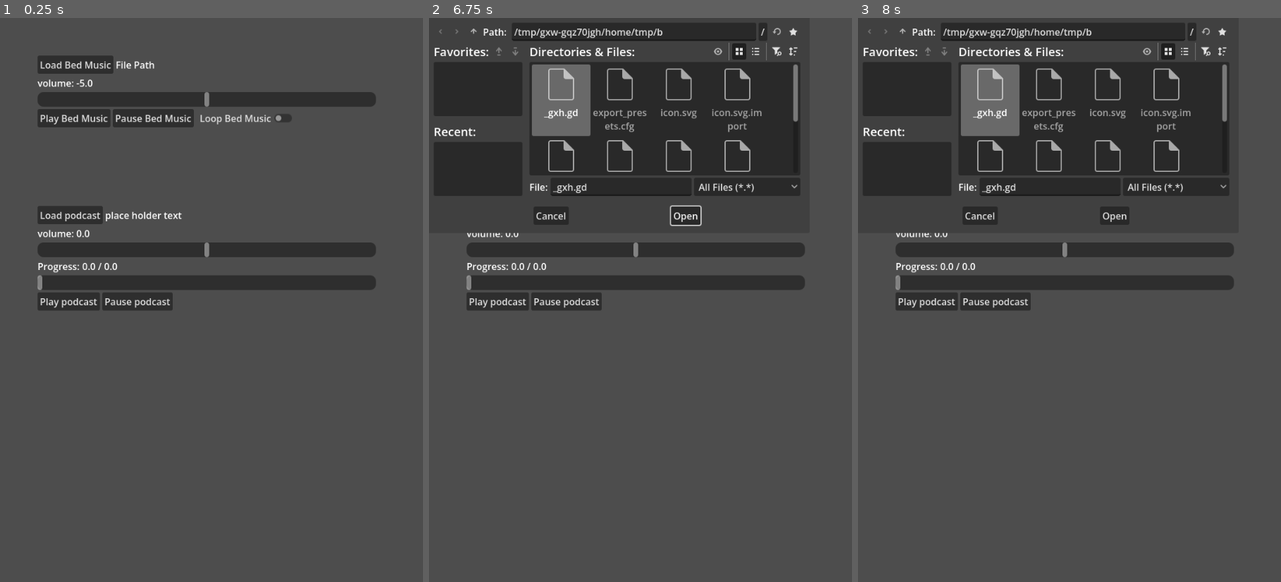
Above: before the commit, frames 1-3 (left to right).
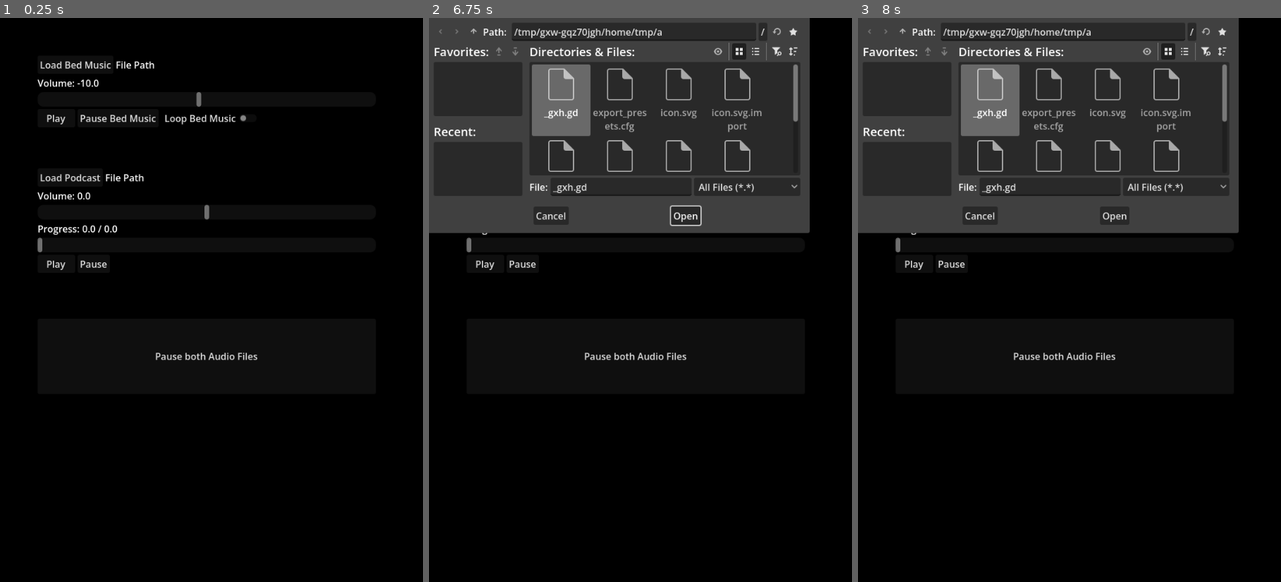
Above: after the commit, the same moments.

Repository: SankVTW/PodcastApp
Game: Godot game, scene res://main_screen.tscn
The game is run twice, just before and just after one commit, with the same random seed, the same clock (stepped at 60 frames per second) and the same inputs.
Inputs (mouse positions are in pixels of both pictures, inside the frame that each line leads up to):
- Up to frame 1 (0.25 s): no input
- Up to frame 2 (6.75 s): click "Play Bed Music" (after the commit: "Play") at 0.5 s; click "Pause podcast" (after the commit: "Pause") at 1.25 s; click (636, 356) at 2 s, where only the run after the commit has a clickable "Pause both Audio Files"; click "Play Bed Music" (after the commit: "Play") at 2.75 s; click "Play podcast" (after the commit: "Play") at 3.5 s; click "Play podcast" (after the commit: "Play") at 4.25 s; click "Play Bed Music" (after the commit: "Play") at 5 s; click "Play podcast" (after the commit: "Play") at 5.75 s; click "Load Bed Music" at 6.5 s
- Up to frame 3 (8 s): click (887, 29) at 7.25 s

The runs differ from the first frame. In frame 1, 100% of the frame differs, in the area x 0-100%, y 0-100%; in frame 2, 66%; in frame 3, 66%.

Commit message:
Added a button to pause both streams and a back ground color area

Diff:
--- a/podcast-app/main_screen.gd
+++ b/podcast-app/main_screen.gd
@@ -4,13 +4,13 @@
 var podcast
 var bed_volume #:float
 var podcast_volume #:float
-var podcast_playtime
+var podcast_playtime : float
 var podcast_progress : float
 
 
 # Called when the node enters the scene tree for the first time.
 func _ready() -> void:
-	podcast_playtime = 0.0
+	#podcast_playtime = 0.0
 	print(bed_music)
 	print(bed_volume)
 
@@ -59,11 +59,11 @@
 
 func update_bed_music_volume():
 	bed_volume = $BedMusicControls/HScrollBar.value
-	$BedMusicControls/BedVolumeLabel.text = str("volume: ", bed_volume)
+	$BedMusicControls/BedVolumeLabel.text = str("Volume: ", bed_volume)
 
 func update_podcast_volume():
 	podcast_volume = $PodcastControls/PodcastVolumeSlider.value
-	$PodcastControls/PodcastVolumeLabel.text = str("volume: " , podcast_volume)
+	$PodcastControls/PodcastVolumeLabel.text = str("Volume: " , podcast_volume)
 func _on_play_bed_music_pressed() -> void:
 	$BedMusicControls/HBoxContainer/PlayBedMusic/AudioStreamPlayer.stream = bed_music
 	print(bed_music)
@@ -104,14 +104,14 @@
 func _on_stop_podcast_pressed() -> void:
 	if $PodcastControls/HBoxContainer/AudioStreamPlayer.playing == true:
 		$PodcastControls/HBoxContainer/AudioStreamPlayer.stream_paused = true
-		#podcast_progress = $PodcastControls/HBoxContainer/AudioStreamPlayer.get_playback_position()
 		print (podcast_progress)
 		$PodcastControls/HBoxContainer/AudioStreamPlayer.volume_db = podcast_volume
+		$PodcastControls/HBoxContainer/StopPodcast.text = str("Resume")
 	elif $PodcastControls/HBoxContainer/AudioStreamPlayer.playing == false:
 		$PodcastControls/HBoxContainer/AudioStreamPlayer.seek(podcast_progress)
 		$PodcastControls/HBoxContainer/AudioStreamPlayer.stream_paused = false
 		$PodcastControls/HBoxContainer/AudioStreamPlayer.volume_db = podcast_volume
-
+		$PodcastControls/HBoxContainer/StopPodcast.text = str("Pause")
 
 
 func _on_h_scroll_bar_value_changed(value: float) -> void:
@@ -147,3 +147,9 @@
 	$PodcastControls/PodcastPlayerInfo/PodcastProgressBar.value = podcast_progress
 
 	pass # Replace with function body.
+
+
+func _on_global_pause_pressed() -> void:
+	_on_stop_podcast_pressed()
+	_on_pause_bed_music_pressed()
+	pass # Replace with function body.
--- a/podcast-app/main_screen.tscn
+++ b/podcast-app/main_screen.tscn
@@ -13,12 +13,17 @@
 [node name="MainScreen" type="Node2D" unique_id=580331409]
 script = ExtResource("1_tjn2e")
 
+[node name="ColorRect" type="ColorRect" parent="." unique_id=696309169]
+offset_right = 720.0
+offset_bottom = 960.0
+color = Color(0, 0, 0, 1)
+
 [node name="BedMusicControls" type="VBoxContainer" parent="." unique_id=1611353839]
 custom_maximum_size = Vector2(576, -1)
 offset_left = 64.0
 offset_top = 64.0
 offset_right = 640.0
-offset_bottom = 256.0
+offset_bottom = 220.0
 
 [node name="HBoxContainer2" type="HBoxContainer" parent="BedMusicControls" unique_id=577472576]
 layout_mode = 2
@@ -40,22 +45,23 @@
 
 [node name="BedVolumeLabel" type="Label" parent="BedMusicControls" unique_id=1216958183]
 layout_mode = 2
-text = "volume : "
+text = "Volume : "
 
 [node name="HScrollBar" type="HScrollBar" parent="BedMusicControls" unique_id=2033162066]
 custom_minimum_size = Vector2(0, 25)
 layout_mode = 2
 min_value = -20.0
-max_value = 10.0
+max_value = 1.0
 step = 0.5
-value = -5.0
+value = -10.0
 
 [node name="HBoxContainer" type="HBoxContainer" parent="BedMusicControls" unique_id=1931582507]
 layout_mode = 2
 
 [node name="PlayBedMusic" type="Button" parent="BedMusicControls/HBoxContainer" unique_id=167093999]
+custom_minimum_size = Vector2(64, 0)
 layout_mode = 2
-text = "Play Bed Music"
+text = "Play"
 
 [node name="AudioStreamPlayer" type="AudioStreamPlayer" parent="BedMusicControls/HBoxContainer/PlayBedMusic" unique_id=797208785]
 stream = SubResource("AudioStreamMP3_7sdtm")
@@ -72,9 +78,9 @@
 [node name="PodcastControls" type="VBoxContainer" parent="." unique_id=1856033750]
 custom_maximum_size = Vector2(576, -1)
 offset_left = 64.0
-offset_top = 320.0
+offset_top = 256.0
 offset_right = 640.0
-offset_bottom = 512.0
+offset_bottom = 448.0
 
 [node name="HBoxContainer2" type="HBoxContainer" parent="PodcastControls" unique_id=620334661]
 layout_mode = 2
@@ -88,12 +94,12 @@
 
 [node name="LoadPodcast" type="Button" parent="PodcastControls/HBoxContainer2" unique_id=1274104911]
 layout_mode = 2
-text = "Load podcast
+text = "Load Podcast
 "
 
 [node name="Label" type="Label" parent="PodcastControls/HBoxContainer2" unique_id=590272031]
 layout_mode = 2
-text = "place holder text"
+text = "File Path"
 label_settings = SubResource("LabelSettings_w0p2i")
 
 [node name="PodcastVolumeLabel" type="Label" parent="PodcastControls" unique_id=1213348723]
@@ -132,12 +138,26 @@
 stream = SubResource("AudioStreamMP3_d2enx")
 
 [node name="PlayPodcast" type="Button" parent="PodcastControls/HBoxContainer" unique_id=1684664366]
+custom_minimum_size = Vector2(64, 0)
 layout_mode = 2
-text = "Play podcast"
+text = "Play"
+autowrap_trim_flags = 0
 
 [node name="StopPodcast" type="Button" parent="PodcastControls/HBoxContainer" unique_id=138321423]
 layout_mode = 2
-text = "Pause podcast"
+text = "Pause"
+
+[node name="HBoxContainer" type="HBoxContainer" parent="." unique_id=1427746737]
+offset_left = 64.0
+offset_top = 512.0
+offset_right = 640.0
+offset_bottom = 640.0
+alignment = 1
+
+[node name="GlobalPause" type="Button" parent="HBoxContainer" unique_id=1870872846]
+custom_minimum_size = Vector2(576, 0)
+layout_mode = 2
+text = "Pause both Audio Files"
 
 [connection signal="file_selected" from="BedMusicControls/HBoxContainer2/FileDialog" to="." method="_on_file_dialog_file_selected"]
 [connection signal="pressed" from="BedMusicControls/HBoxContainer2/LoadBedMusic" to="." method="_on_load_bed_music_pressed"]
@@ -151,3 +171,4 @@
 [connection signal="value_changed" from="PodcastControls/PodcastPlayerInfo/PodcastProgressBar" to="." method="_on_podcast_progress_bar_value_changed"]
 [connection signal="pressed" from="PodcastControls/HBoxContainer/PlayPodcast" to="." method="_on_play_podcast_pressed"]
 [connection signal="pressed" from="PodcastControls/HBoxContainer/StopPodcast" to="." method="_on_stop_podcast_pressed"]
+[connection signal="pressed" from="HBoxContainer/GlobalPause" to="." method="_on_global_pause_pressed"]
